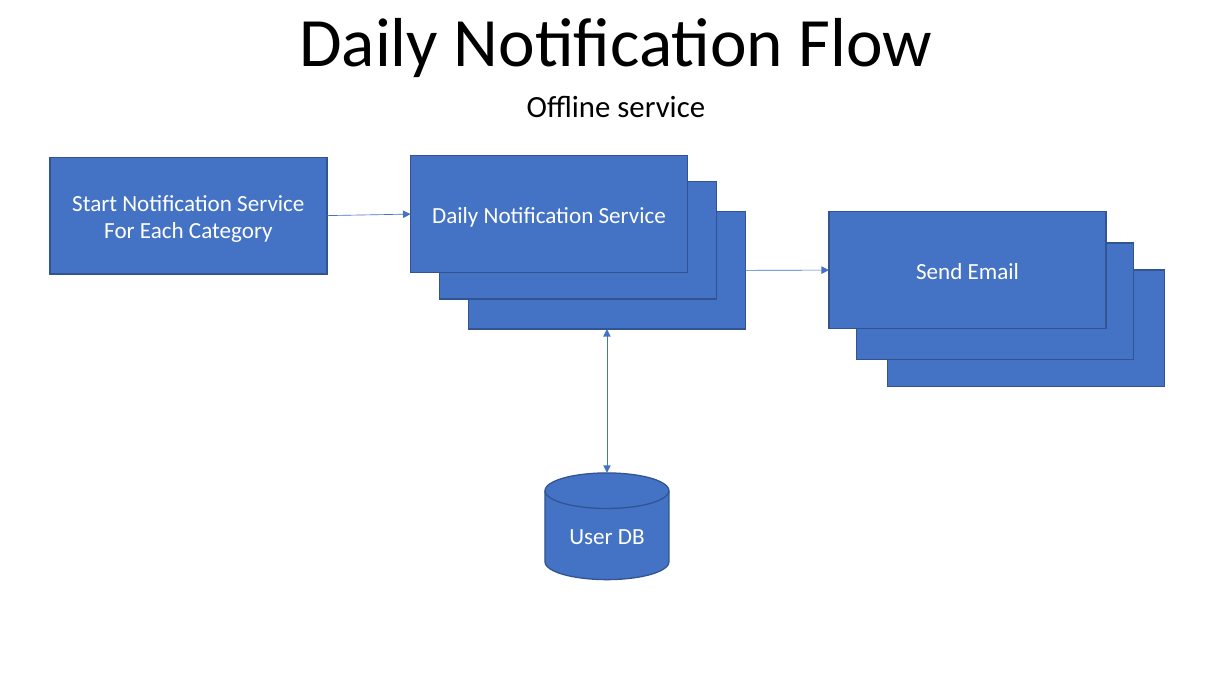
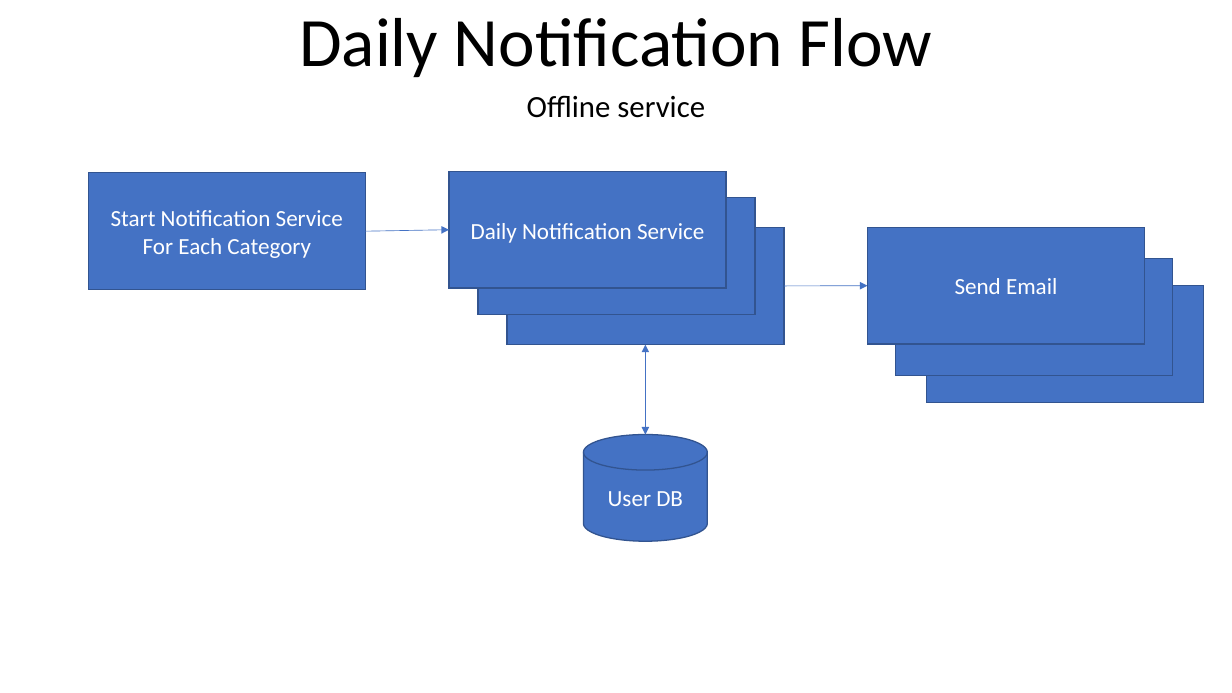
Before and after one commit to youhusky/price-monitoring-system, a slide deck: slide 5 of PriceMoinitoringDesign.pptx. Drawn at 1232x693 pixels with LibreOffice and Linux fonts; fonts in the diff are those of the drawing. Boxes give left, top, right and bottom in pixels: in the first picture for what was removed or moved away, otherwise in the second. Text is boxed around its words. In the diff, an @@ line names an element or a change of style, - is before the commit and + after.

```diff
--- a/PriceMoinitoringDesign.pptx
+++ b/PriceMoinitoringDesign.pptx
@@ 7 rectangles, 2 arrows: place and size @@
-7 rectangles, 2 arrows at [50,156,1165,386]
+7 rectangles, 2 arrows at [89,171,1203,402]
@@ double arrow moved from (607, 329) - (607, 473) to (646, 345) - (646, 434) @@
@@ cylinder "User DB": place and size @@
-cylinder "User DB" at [545,473,669,579]
+cylinder "User DB" at [583,434,707,541]
```
Also in this commit, not shown: 5 other slides changed, 8 other files.
